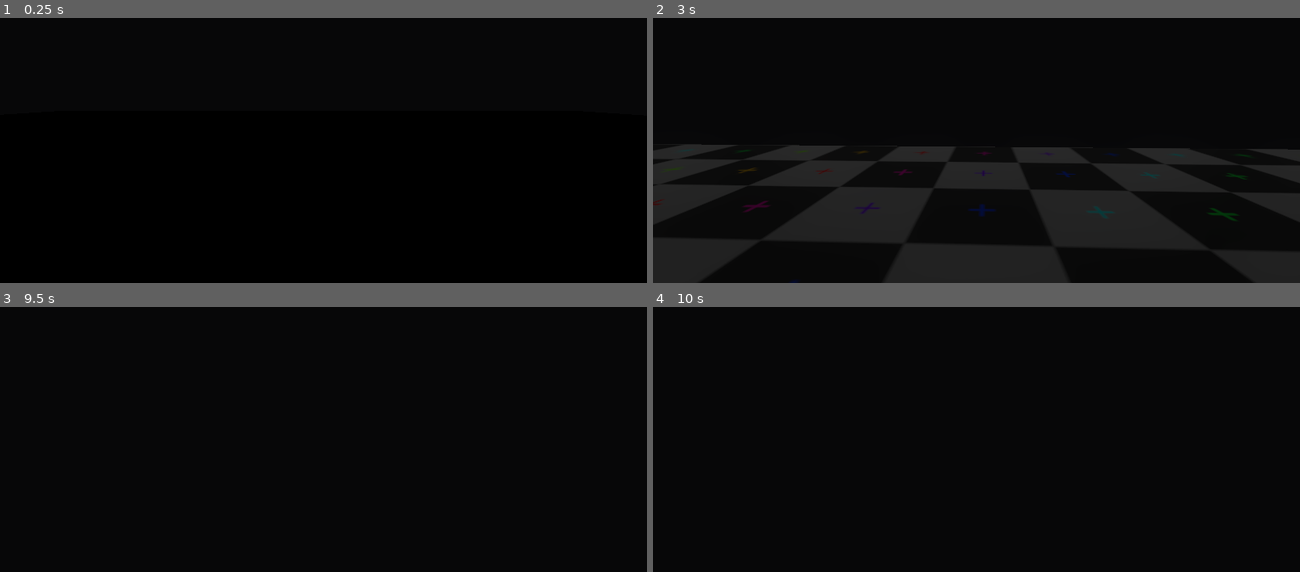
Above: before the commit, frames 1-4 (two rows, left to right).
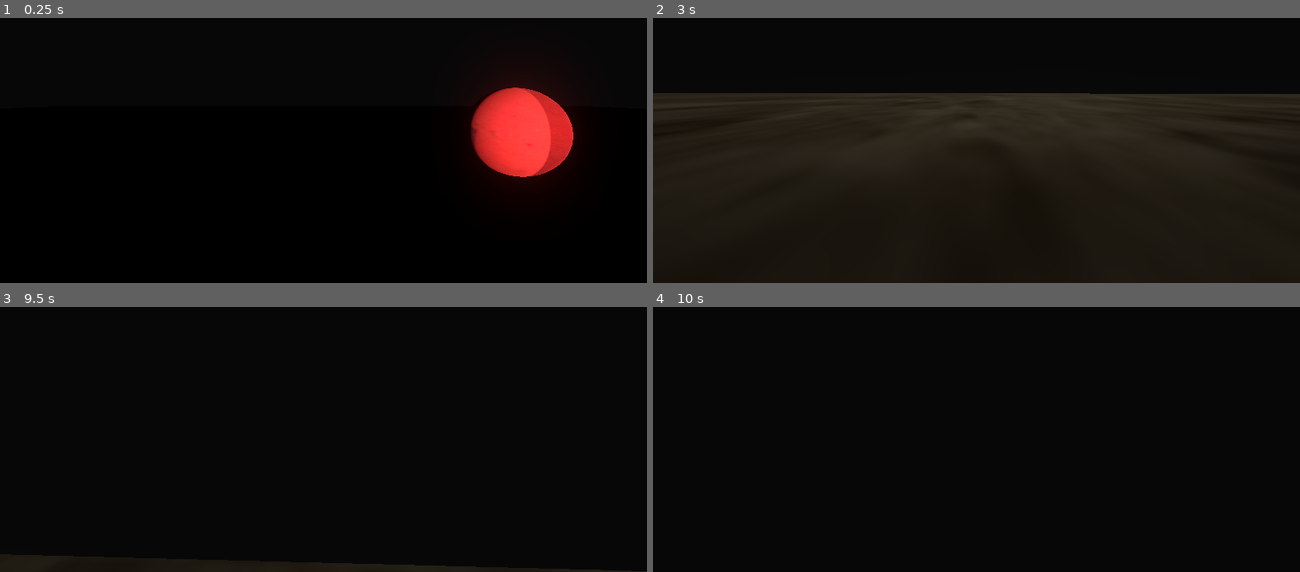
Above: after the commit, the same moments.

Repository: thecocce/room-simulator
Game: Godot game, scene res://scenes/Main.tscn
The game is run twice, just before and just after one commit, with the same random seed, the same clock (stepped at 60 frames per second) and the same inputs.
Inputs (mouse positions are in pixels of both pictures, inside the frame that each line leads up to):
- Up to frame 1 (0.25 s): no input
- Up to frame 2 (3 s): tap Enter at 0.5, 2.75 s; move the mouse to (1008, 92) at 0.52 s; hold W from 0.53 s (still down); click (1008, 92) at 0.6 s; tap Space (space) at 1.25, 2.1 s; move the mouse to (944, 94) at 1.27 s; click (944, 94) at 1.35 s; move the mouse to (989, 86) at 2.02 s; click (989, 86) at 2.3 s; move the mouse to (970, 100) at 2.77 s; click (970, 100) at 2.85 s
- Up to frame 3 (9.5 s): move the mouse to (368, 386) at 3.52 s; click (368, 386) at 3.6 s; tap Space (space) at 4.25, 4.35, 5.75, 6.6, 8.85 s; move the mouse to (271, 378) at 4.27 s; click (271, 378) at 4.55 s; tap Enter at 5 s; move the mouse to (329, 383) at 5.02 s; click (329, 383) at 5.1 s; move the mouse to (297, 375) at 5.77 s; release W at 5.78 s; hold D 5.78-6.53 s; click (297, 375) at 5.85 s; move the mouse to (355, 381) at 6.52 s; hold W 6.53-8.78 s; click (355, 381) at 6.8 s; move the mouse to (291, 383) at 7.27 s; click (291, 383) at 7.35 s; move the mouse to (336, 375) at 8.02 s; click (336, 375) at 8.1 s; move the mouse to (317, 389) at 8.77 s; hold A from 8.78 s (still down); click (317, 389) at 9.05 s
- Up to frame 4 (10 s): move the mouse to (1021, 386) at 9.52 s; release A at 9.53 s; hold W from 9.53 s (still down); click (1021, 386) at 9.6 s

The runs differ from the first frame. In frame 1, 5.0% of the frame differs, in the area x 72-90%, y 23-64%; in frame 2, 23%, in the area x 0-100%, y 28-100%; in frame 3, 1.2%; in frame 4, nothing differs.

Commit message:
added textures for ball and floor

Diff:
--- a/prefabs/player_demo/Player.tscn
+++ b/prefabs/player_demo/Player.tscn
@@ -1,9 +1,7 @@
-[gd_scene load_steps=14 format=2]
+[gd_scene load_steps=9 format=2]
 
 [ext_resource path="res://prefabs/player_demo/Player.gd" type="Script" id=1]
 [ext_resource path="res://prefabs/player_demo/pistol.gd" type="Script" id=2]
-[ext_resource path="res://prefabs/player_demo/pistol_base_mat.tres" type="Material" id=3]
-[ext_resource path="res://prefabs/player_demo/pistol_aim.tres" type="Material" id=4]
 
 [sub_resource type="CubeMesh" id=1]
 size = Vector3( 1, 4, 1 )
@@ -21,57 +19,24 @@
 [sub_resource type="CubeMesh" id=4]
 size = Vector3( 0.2, 0.25, 1.4 )
 
-[sub_resource type="CubeMesh" id=5]
-size = Vector3( 0.12, 0.12, 0.4 )
-
-[sub_resource type="CubeMesh" id=6]
-size = Vector3( 0.1, 0.3, 0.1 )
-
-[sub_resource type="CubeMesh" id=7]
-size = Vector3( 0.01, 0.02, 0.02 )
-
-[sub_resource type="Animation" id=8]
+[sub_resource type="Animation" id=5]
 resource_name = "fire"
 length = 0.25
 step = 0.01
 tracks/0/type = "value"
-tracks/0/path = NodePath("MeshInstance:translation")
+tracks/0/path = NodePath(".:rotation_degrees")
 tracks/0/interp = 1
 tracks/0/loop_wrap = true
 tracks/0/imported = false
 tracks/0/enabled = true
 tracks/0/keys = {
-"times": PoolRealArray( 0.02, 0.07, 0.12 ),
-"transitions": PoolRealArray( 1, 1, 1 ),
-"update": 0,
-"values": [ Vector3( 0, 0.221826, -0.131237 ), Vector3( 0, 0.221826, -0.114325 ), Vector3( 0, 0.221826, -0.131237 ) ]
-}
-tracks/1/type = "value"
-tracks/1/path = NodePath("MeshInstance3:translation")
-tracks/1/interp = 1
-tracks/1/loop_wrap = true
-tracks/1/imported = false
-tracks/1/enabled = true
-tracks/1/keys = {
-"times": PoolRealArray( 0.02, 0.07, 0.12 ),
-"transitions": PoolRealArray( 1, 1, 1 ),
-"update": 0,
-"values": [ Vector3( 0, 0.288564, -0.294251 ), Vector3( 0, 0.288564, -0.277339 ), Vector3( 0, 0.288564, -0.294251 ) ]
-}
-tracks/2/type = "value"
-tracks/2/path = NodePath(".:rotation_degrees")
-tracks/2/interp = 1
-tracks/2/loop_wrap = true
-tracks/2/imported = false
-tracks/2/enabled = true
-tracks/2/keys = {
 "times": PoolRealArray( 0.02, 0.06, 0.12 ),
 "transitions": PoolRealArray( 1, 1, 1 ),
 "update": 0,
 "values": [ Vector3( 0, 0, 0 ), Vector3( 7.82924, 0, 0 ), Vector3( 0, 0, 0 ) ]
 }
 
-[sub_resource type="Animation" id=9]
+[sub_resource type="Animation" id=6]
 resource_name = "idle"
 
 [node name="Player" type="KinematicBody"]
@@ -102,26 +67,9 @@
 transform = Transform( 1, 0, 0, 0, 1, 0, 0, 0, 1, 0.476211, 0, -1.2715 )
 
 [node name="pistol" type="Position3D" parent="Arm/hand"]
+editor/display_folded = true
 script = ExtResource( 2 )
 fire_rate = 0.18
-
-[node name="MeshInstance" type="MeshInstance" parent="Arm/hand/pistol"]
-transform = Transform( 1, 0, 0, 0, 1, 0, 0, 0, 1, 0, 0.221826, -0.131237 )
-visible = false
-mesh = SubResource( 5 )
-material/0 = ExtResource( 3 )
-
-[node name="MeshInstance2" type="MeshInstance" parent="Arm/hand/pistol"]
-transform = Transform( 1, 0, 0, 0, 0.94957, 0.313554, 0, -0.313554, 0.94957, 0, 0.0364962, 0.014612 )
-visible = false
-mesh = SubResource( 6 )
-material/0 = ExtResource( 3 )
-
-[node name="MeshInstance3" type="MeshInstance" parent="Arm/hand/pistol"]
-transform = Transform( 1, 0, 0, 0, 1, 0, 0, 0, 1, 0, 0.288564, -0.294251 )
-visible = false
-mesh = SubResource( 7 )
-material/0 = ExtResource( 4 )
 
 [node name="AudioEffect" type="AudioStreamPlayer" parent="Arm/hand/pistol"]
 
@@ -131,8 +79,8 @@
 transform = Transform( 1, 0, 0, 0, 1, 0, 0, 0, 1, 0, 0.221385, -0.339388 )
 
 [node name="AnimationPlayer" type="AnimationPlayer" parent="Arm/hand/pistol"]
-anims/fire = SubResource( 8 )
-anims/idle = SubResource( 9 )
+anims/fire = SubResource( 5 )
+anims/idle = SubResource( 6 )
 
 [node name="SpotLight" type="SpotLight" parent="Arm/hand"]
 transform = Transform( 1, 0, 0, 0, 1, 0, 0, 0, 1, 0, 0, -0.170621 )
--- a/scenes/Main.tscn
+++ b/scenes/Main.tscn
@@ -1,10 +1,20 @@
-[gd_scene load_steps=5 format=2]
+[gd_scene load_steps=10 format=2]
 
 [ext_resource path="res://scenes/Game_Manager.gd" type="Script" id=1]
 [ext_resource path="res://prefabs/environment/Environment.tscn" type="PackedScene" id=2]
-[ext_resource path="res://prefabs/player_demo/Player.tscn" type="PackedScene" id=3]
+[ext_resource path="res://floor_texture.png" type="Texture" id=3]
+[ext_resource path="res://ball_texture.jpeg" type="Texture" id=4]
+[ext_resource path="res://prefabs/player_demo/Player.tscn" type="PackedScene" id=5]
 
-[sub_resource type="BoxShape" id=1]
+[sub_resource type="SpatialMaterial" id=1]
+albedo_texture = ExtResource( 3 )
+
+[sub_resource type="SpatialMaterial" id=2]
+albedo_texture = ExtResource( 4 )
+
+[sub_resource type="SphereMesh" id=3]
+
+[sub_resource type="BoxShape" id=4]
 extents = Vector3( 300, 1, 300 )
 
 [node name="Game_Manager" type="Node"]
@@ -13,39 +23,51 @@
 [node name="Environment" parent="." instance=ExtResource( 2 )]
 
 [node name="MeshInstance" parent="Environment/floor" index="0"]
-transform = Transform( 1, 0, 0, 0, 1, 0, 0, 0, 1, -0.885451, 0.116517, -1.3867 )
+transform = Transform( 1, 0, 0, 0, 1, 0, 0, 0, 1, -0.535989, 0.0989231, -0.550295 )
+material/0 = SubResource( 1 )
 
 [node name="obstacle" parent="Environment" index="1"]
-transform = Transform( 1, 0, 0, 0, 1, 0, 0, 0, 1, -18.3509, 0.0521398, -0.181009 )
+editor/display_folded = true
+transform = Transform( 1, 0, 0, 0, 1, 0, 0, 0, 1, 1, 0, 0 )
 
 [node name="MeshInstance" parent="Environment/obstacle" index="0"]
 transform = Transform( 1, 0, 0, 0, 1, 0, 0, 0, 1, 3.36851, 1.54356, -6.1985 )
+material_override = SubResource( 2 )
+mesh = SubResource( 3 )
 
 [node name="Dead_Zone" type="Area" parent="."]
+editor/display_folded = true
 transform = Transform( 1, 0, 0, 0, 1, 0, 0, 0, 1, 0, -30, 0 )
 
 [node name="CollisionShape" type="CollisionShape" parent="Dead_Zone"]
-shape = SubResource( 1 )
+shape = SubResource( 4 )
 
 [node name="Spawn_Point" type="Position3D" parent="."]
 transform = Transform( 1, 0, 0, 0, 1, 0, 0, 0, 1, 0, 35, 0 )
 
-[node name="Player" parent="." instance=ExtResource( 3 )]
+[node name="Player" parent="." instance=ExtResource( 5 )]
 
 [node name="mesh" parent="Player" index="0"]
 visible = false
 
+[node name="Camera" parent="Player" index="1"]
+transform = Transform( 1, 0, 0, 0, 1, 0, 0, 0, 1, 0, 0.4, 0 )
+
 [node name="MeshInstance" parent="Player/Arm" index="0"]
 visible = false
-
-[node name="pistol" parent="Player/Arm/hand" index="0"]
-editor/display_folded = true
 
 [node name="SpotLight" parent="Player/Arm/hand" index="1"]
 visible = false
 
 [node name="DirectionalLight" type="DirectionalLight" parent="Player/Arm/hand" index="2"]
-transform = Transform( 1, 0, 0, 0, 1, 0, 0, 0, 1, -7.18883, 3.62836, -0.524131 )
+transform = Transform( 1, 0, 0, 0, 1, 0, 0, 0, 1, -7.18883, 7.62597, -0.524131 )
+
+[node name="Control" type="Control" parent="."]
+use_parent_material = true
+margin_left = 150.0
+margin_top = 61.0
+margin_right = 442.0
+margin_bottom = 387.0
 [connection signal="body_entered" from="Dead_Zone" to="." method="_on_Dead_Zone_body_entered"]
 
 [editable path="Environment"]
Binary file added: ball_texture.jpeg
Not shown, added: ball_texture.jpeg.import
Binary file added: floor_texture.png
Not shown, added: floor_texture.png.import
Binary file removed: icon.png
Not shown, removed: icon.png.import
Not shown, added: .gitignore
